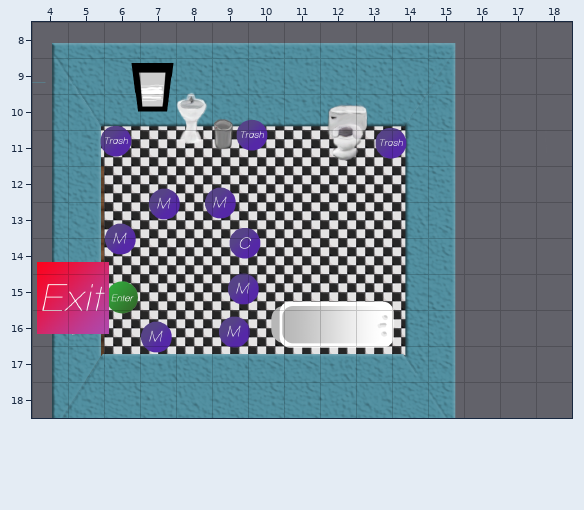
Level history. Tiled map: Tiled Maps/Bathroom_Dirty.tmx. This is how it looked before the edit.
Cells are 100x100 px. Shown: x 4..18, y 8..18.
The result:
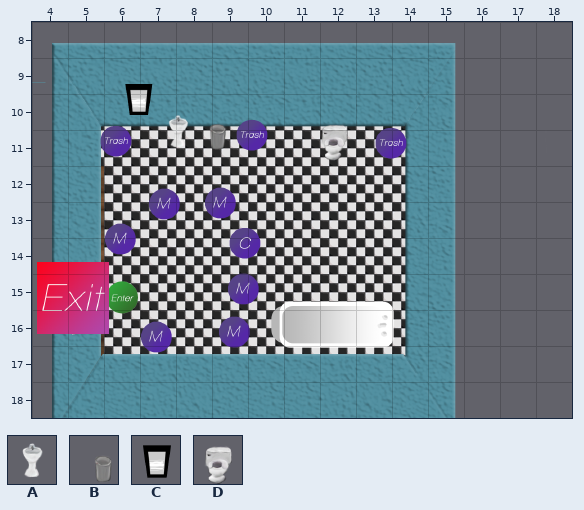
Key: from "bath-sink": A 0; from "bathroom_trashcan": B 0; from "mirror": C 0; from "toilet": D 0.
Objects are placed by their top-left corner, in cells (3,4 is the top-left corner of cell 3,4); size is 1x1 cell unless given.
Difference:
Layer "Furniture":
Object C at 6.3,8.8 size 2x2 becomes C at 6.3,9.5 size 1.3x1.3.
Object B at 8.3,10.1 size 1.5x1.5 becomes B at 8.3,10.3 size 1.3x1.3.
Object A at 7.4,9.7 size 2x2 becomes A at 7.4,10.4 size 1.3x1.3.
Object D at 11.8,9.9 size 2x2 becomes D at 11.8,10.6 size 1.3x1.3.
Changed places in both pictures, as pixel boxes (x1, y1, x2, y2):
changed: (125, 63, 234, 150)
changed: (321, 104, 368, 161)
